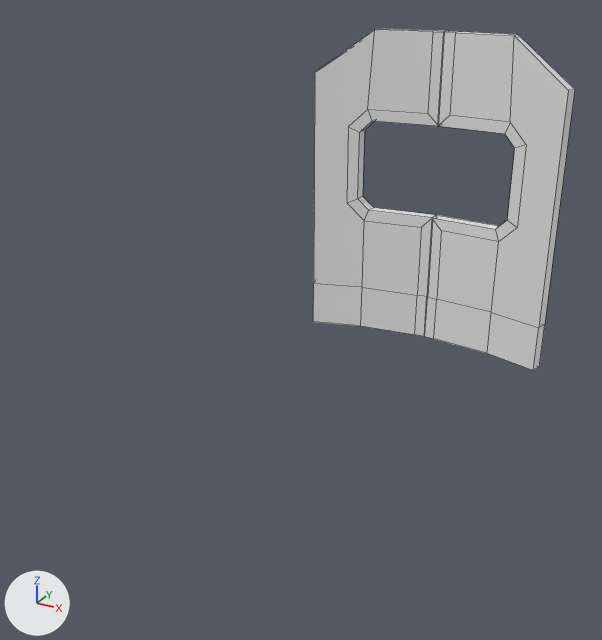
What one commit did to the Blender file assets/models/props/barriers.blend.
Both versions are drawn from a 50 mm camera at (3.01, -4.68, 4.1) aimed at (-0.28, 1.3, 1.11). Lighting does not change. The marker at lower left points along +X, +Y and +Z. Mesh edges are drawn as thin lines.

The scene before the commit, as lines of its bpy script (objects in view):
```python
me_walls_00_centerspinner_011 = bpy.data.meshes.new('walls.00.centerSpinner.011')
me_walls_00_centerspinner_011.from_pydata(...)  # 49 vertices, 41 faces; spans x -0.01..1.37, y 3.54..3.92, z 0.0..3.38
me_walls_00_centerspinner_011.polygons.foreach_set('use_smooth', [True] * 41)
me_walls_00_centerspinner_011.materials.append(mat_dcl_avatarwearables_r100)
me_walls_00_centerspinner_013 = bpy.data.meshes.new('walls.00.centerSpinner.013')
me_walls_00_centerspinner_013.from_pydata(...)  # 49 vertices, 41 faces; spans x -1.37..0.01, y 3.54..3.92, z 0.0..3.38
me_walls_00_centerspinner_013.polygons.foreach_set('use_smooth', [True] * 41)
me_walls_00_centerspinner_013.materials.append(mat_dcl_avatarwearables_r100)
ob_door_spinner_left = bpy.data.objects.new('door.spinner.left', me_walls_00_centerspinner_011)
ob_door_spinner_left.parent = ob_pivot_door_spinner_left
ob_door_spinner_left.location = (0.0, 0.0, 0.0)
ob_door_spinner_left.rotation_euler = (0.0, 0.0, 6.283)  # degrees (0, 0, 360)
_m = ob_door_spinner_left.modifiers.new('Weighted Normal', 'WEIGHTED_NORMAL')
_m.keep_sharp = True
ob_door_spinner_right = bpy.data.objects.new('door.spinner.right', me_walls_00_centerspinner_013)
ob_door_spinner_right.parent = ob_pivot_door_spinner_right
ob_door_spinner_right.location = (0.0, 0.0, 0.0)
ob_door_spinner_right.rotation_euler = (0.0, 0.0, 6.283)  # degrees (0, 0, 360)
_m = ob_door_spinner_right.modifiers.new('Weighted Normal', 'WEIGHTED_NORMAL')
_m.keep_sharp = True
```
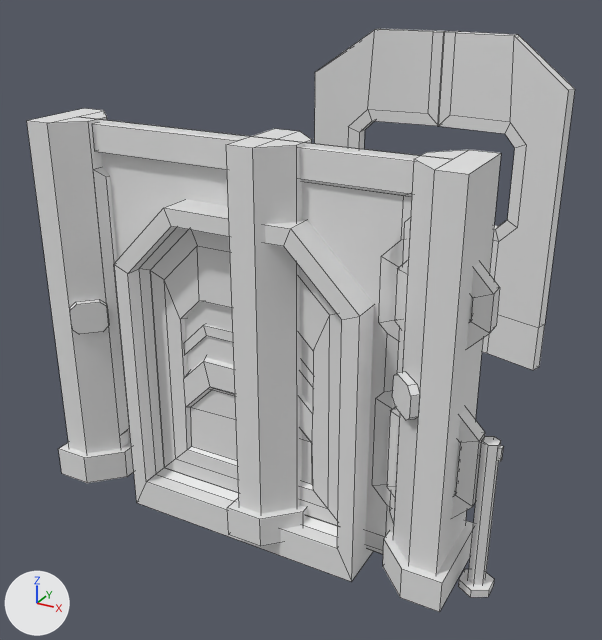
ob_pivot_barrier_one_way is not drawn itself; it is the parent of ob_barrier_one_way_pole, ob_barrier_entry, ob_barrier_noentry, ob_barrier_one_way_pillar_left__collider_box, ob_barrier_one_way_pillar_right__collider_box, ob_barrier_one_way__collider, ob_sign_arrows, ob_sign_arrows_001.
ob_pivot_sign_arrows is not drawn itself; it is the parent of ob_sign_arrows_002.

Location of each change, [x1, y1, x2, y2] in pixels of the pictures (602 x 640 px):
'barrier.one-way.pole', added: after [27, 108, 501, 612]
'door.tophex.Frame', added: after [114, 199, 374, 582]
'gate.post', added: after [226, 129, 312, 546]
'door.tophex.door', added: after [150, 230, 342, 526]
'gate.door.left', added: after [302, 180, 412, 550]
'barrier.entry', added: after [98, 119, 420, 260]
'gate.door.right', added: after [302, 187, 500, 550]
'barrier.pole.double.001', added: after [458, 436, 504, 597]
'sign.arrows.001', added: after [70, 299, 109, 334]
'sign.arrows', added: after [393, 372, 420, 420]
'barrier.noEntry', added: after [128, 127, 383, 554]

The change, as a diff of the scene's bpy script:
```diff
--- a/assets/models/props/barriers.blend.py
+++ b/assets/models/props/barriers.blend.py
@@ mat_gltf_atlas_01 @@
+mat_gltf_atlas_01 = bpy.data.materials.new('glTF.atlas.01')
@@ mat_gltf_panels_002 @@
+mat_gltf_panels_002 = bpy.data.materials.new('glTF.panels.002')
@@ mat_dcl_avatarwearables_r0 @@
+mat_dcl_avatarwearables_r0 = bpy.data.materials.new('dcl.AvatarWearables.R0')
@@ mat_gltf_atlas_02 @@
+mat_gltf_atlas_02 = bpy.data.materials.new('glTF.atlas.02')
@@ mat_dcl_avatarwearables_e250 @@
+mat_dcl_avatarwearables_e250 = bpy.data.materials.new('dcl.AvatarWearables.E250')
@@ col_sign_arrows @@
+col_sign_arrows = bpy.data.collections.new('sign.arrows')
+col_sign_arrows.objects.link(ob_pivot_sign_arrows)
+col_sign_arrows.objects.link(ob_sign_arrows_002)
@@ ob_sign_arrows_002 @@
+ob_sign_arrows_002 = bpy.data.objects.new('sign.arrows.002', me_sign_arrows.copy())  # the mesh of ob_sign_arrows_002; modifiers WEIGHTED_NORMAL
+ob_sign_arrows_002.parent = ob_pivot_sign_arrows
+ob_sign_arrows_002.location = (0.0, 0.0, 0.0)
@@ ob_pivot_sign_arrows @@
+ob_pivot_sign_arrows = bpy.data.objects.new('pivot.sign.arrows', None)
+ob_pivot_sign_arrows.location = (0.0, 0.0, 0.0)
@@ ob_door_tophex_door @@
+ob_door_tophex_door = bpy.data.objects.new('door.tophex.door', me_cube_022.copy())  # the mesh of ob_door_tophex_door; modifiers MIRROR
+ob_door_tophex_door.location = (0.0, 0.0, 0.0)
@@ ob_door_tophex_frame @@
+ob_door_tophex_frame = bpy.data.objects.new('door.tophex.Frame', me_cube_011.copy())  # the mesh of ob_door_tophex_frame
+ob_door_tophex_frame.parent = ob_pivot_door_tophex_frame
+ob_door_tophex_frame.location = (0.0, 0.0, 0.0)
@@ ob_pivot_door_tophex_frame @@
+ob_pivot_door_tophex_frame = bpy.data.objects.new('pivot.door.tophex.frame', None)
+ob_pivot_door_tophex_frame.location = (0.0, 0.0, 0.0)
@@ ob_gate_post @@
+ob_gate_post = bpy.data.objects.new('gate.post', me_cube_001.copy())  # the mesh of ob_gate_post; modifiers WEIGHTED_NORMAL
+ob_gate_post.parent = ob_pivot_gate_post
+ob_gate_post.location = (0.0, 0.0, 0.0)
@@ ob_pivot_gate_post @@
+ob_pivot_gate_post = bpy.data.objects.new('pivot.gate.post', None)
+ob_pivot_gate_post.location = (0.0, 0.0, 0.0)
+ob_pivot_gate_post.rotation_euler = (0.0, 0.0, 3.142)  # degrees (0, 0, 180)
@@ ob_gate_door_left @@
+ob_gate_door_left = bpy.data.objects.new('gate.door.left', me_cylinder_004)  # 108 vertices, 92 faces; spans x -0.05..1.54, y -0.06..0.06, z 0.03..2.93
+ob_gate_door_left.location = (0.0, 0.0, 0.0)
@@ ob_gate_door_right @@
+ob_gate_door_right = bpy.data.objects.new('gate.door.right', me_cylinder_003)  # 108 vertices, 92 faces; spans x -0.05..1.79, y -0.06..0.06, z 0.04..2.93
+ob_gate_door_right.location = (0.0, 0.0, 0.0)
@@ ob_barrier_pole_double_001 @@
+ob_barrier_pole_double_001 = bpy.data.objects.new('barrier.pole.double.001', me_cylinder_002.copy())  # the mesh of ob_barrier_pole_double_001
+ob_barrier_pole_double_001.parent = ob_barrier_pole_double_pivot
+ob_barrier_pole_double_001.location = (1.85, 0.0, 0.6)
+ob_barrier_pole_double_001.rotation_euler = (0.0, 0.0, 3.142)  # degrees (0, 0, 180)
@@ ob_barrier_pole_double_pivot @@
+ob_barrier_pole_double_pivot = bpy.data.objects.new('barrier.pole.double.pivot', None)
+ob_barrier_pole_double_pivot.location = (0.0, 0.0, 0.0)
@@ ob_sign_arrows_001 @@
+ob_sign_arrows_001 = bpy.data.objects.new('sign.arrows.001', None)
+ob_sign_arrows_001.parent = ob_pivot_barrier_one_way
+ob_sign_arrows_001.location = (-1.328, -0.222, 1.5)
+ob_sign_arrows_001.rotation_euler = (0.0, 3.142, 0.785)  # degrees (0, 180, 45)
+ob_sign_arrows_001.instance_type = 'COLLECTION'
+ob_sign_arrows_001.instance_collection = col_sign_arrows
@@ ob_pivot_barrier_one_way @@
+ob_pivot_barrier_one_way = bpy.data.objects.new('pivot.barrier.one-way', None)
+ob_pivot_barrier_one_way.location = (0.0, 0.0, 0.0)
@@ ob_sign_arrows @@
+ob_sign_arrows = bpy.data.objects.new('sign.arrows', None)
+ob_sign_arrows.parent = ob_pivot_barrier_one_way
+ob_sign_arrows.location = (1.328, -0.222, 1.5)
+ob_sign_arrows.rotation_euler = (0.0, 0.0, -0.785)  # degrees (0, 0, -45)
+ob_sign_arrows.instance_type = 'COLLECTION'
+ob_sign_arrows.instance_collection = col_sign_arrows
@@ ob_barrier_noentry @@
+ob_barrier_noentry = bpy.data.objects.new('barrier.noEntry', me_plane_003.copy())  # the mesh of ob_barrier_noentry
+ob_barrier_noentry.parent = ob_pivot_barrier_one_way
+ob_barrier_noentry.location = (0.0, 0.0, 1.2)
+ob_barrier_noentry.rotation_euler = (1.571, 0.0, 3.142)  # degrees (90, 0, 180)
@@ ob_barrier_entry @@
+ob_barrier_entry = bpy.data.objects.new('barrier.entry', me_plane_002.copy())  # the mesh of ob_barrier_entry
+ob_barrier_entry.parent = ob_pivot_barrier_one_way
+ob_barrier_entry.location = (0.0, 0.0, 1.2)
+ob_barrier_entry.rotation_euler = (1.571, 0.0, 0.0)  # degrees (90, 0, 0)
@@ ob_barrier_one_way_pole @@
+ob_barrier_one_way_pole = bpy.data.objects.new('barrier.one-way.pole', me_cube_005.copy())  # the mesh of ob_barrier_one_way_pole; modifiers MIRROR, WEIGHTED_NORMAL
+ob_barrier_one_way_pole.parent = ob_pivot_barrier_one_way
+ob_barrier_one_way_pole.location = (1.2, 0.0, 1.2)
```
